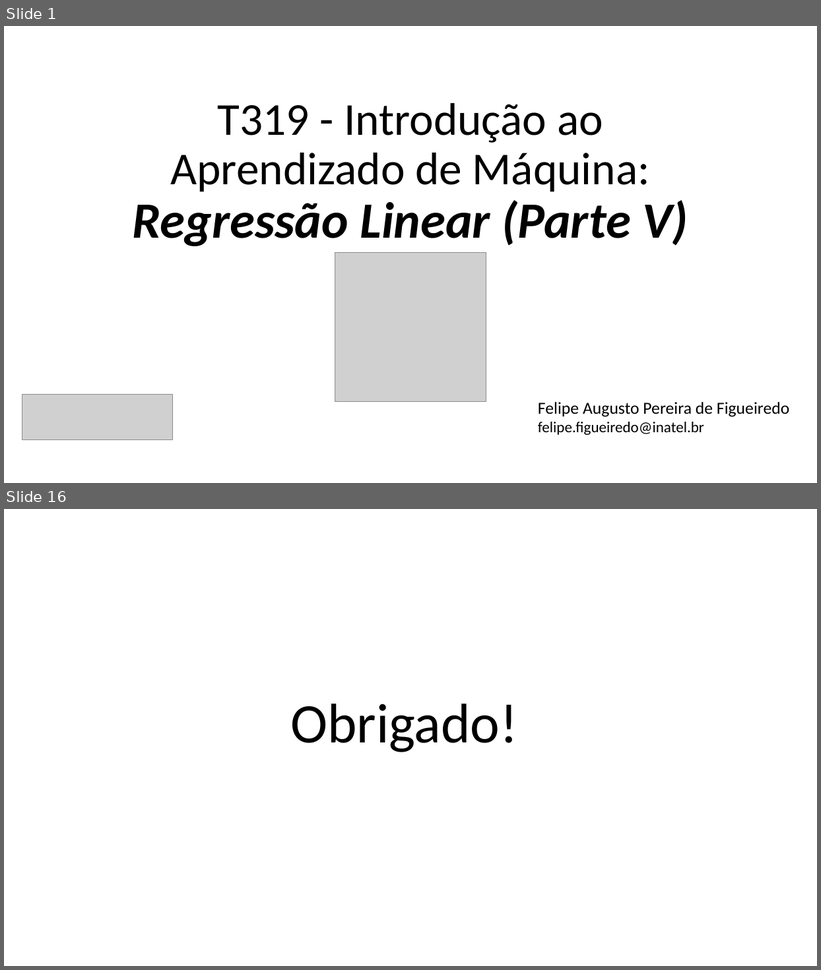
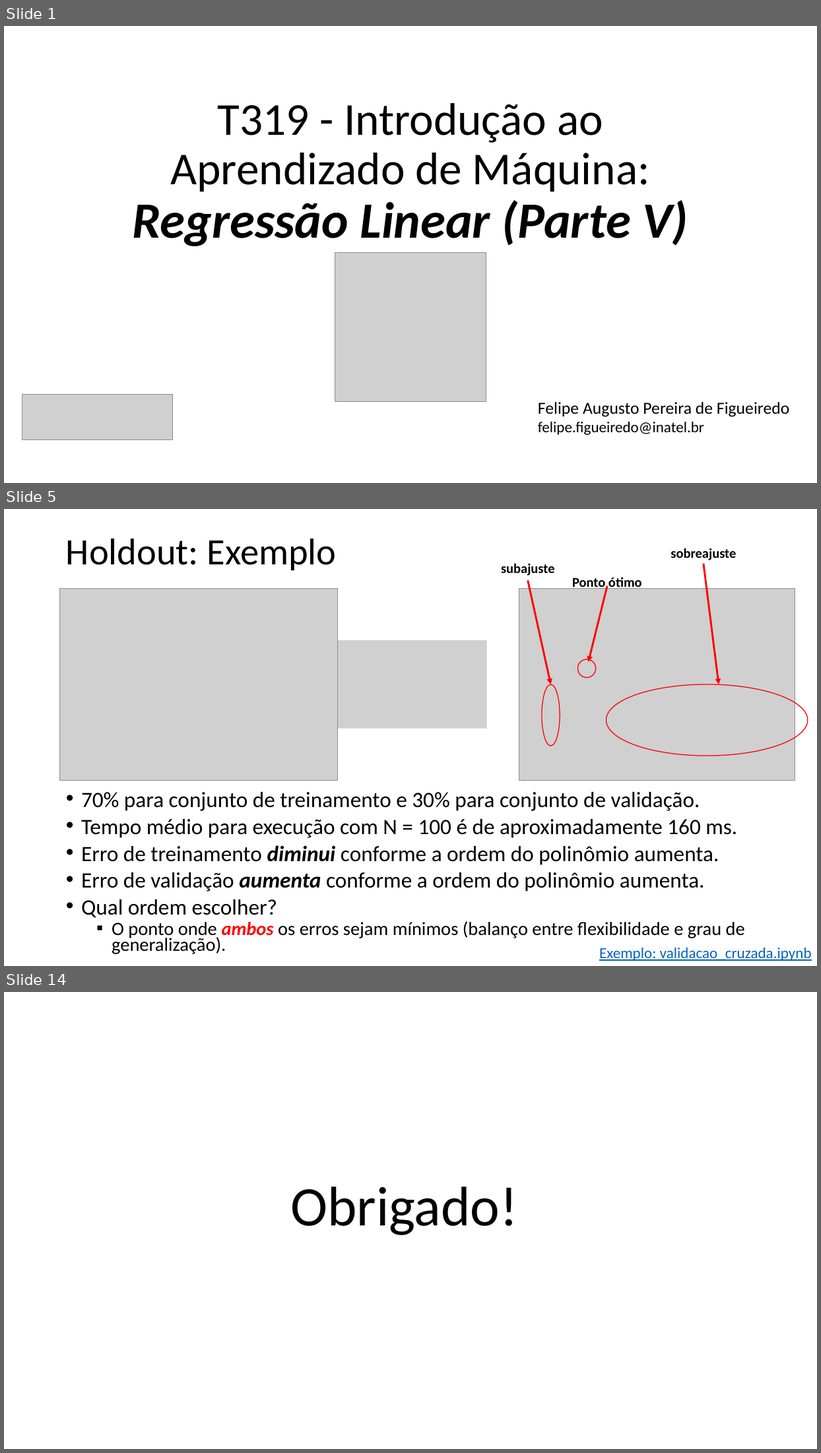
Before and after one commit to zz4fap/t319_aprendizado_de_maquina, a slide deck: slides/T319_Regressão_Linear (Parte V).pptx. Shown one above the other, each under a label of ours: slides 1 and 16 before the commit, slides 1, 5 and 14 after it; the slides between them are not shown. The pictures are 821x970 and 821x1453 pixels, drawn with LibreOffice and Linux fonts; fonts in the diff are those of the drawing; grey boxes stand for pictures. Boxes give left, top, right and bottom in pixels: in the first picture for what was removed or moved away, otherwise in the second. Text is boxed around its words. In the diff, an @@ line names an element or a change of style, - is before the commit and + after.

```diff
--- a/slides/T319_Regressão_Linear (Parte V).pptx
+++ b/slides/T319_Regressão_Linear (Parte V).pptx
@@ slide 5 added at box(4, 509, 817, 966), background #FFFFFF @@
@@ title added at box(66, 538, 337, 570), 44 pt, text #000000 @@
+Holdout: Exemplo
@@ text added at box(671, 548, 736, 560), 16 pt, text #000000, bold @@
+sobreajuste
@@ text added at box(501, 563, 555, 576), 16 pt, text #000000, bold @@
+subajuste
@@ arrow added from (704, 563) to (719, 685), #FF0000 2.25 pt @@
@@ arrow added from (528, 580) to (551, 685), #FF0000 2.25 pt @@
@@ text added at box(572, 577, 642, 591), 16 pt, text #000000, bold @@
+Ponto ótimo
@@ arrow added from (607, 586) to (588, 662), #FF0000 2.25 pt @@
@@ picture added at box(60, 588, 338, 780) @@
@@ picture added at box(519, 588, 795, 780) @@
@@ picture added at box(338, 640, 487, 729) @@
@@ ellipse added at box(578, 659, 596, 678), outline #FF0000 1 pt @@
@@ ellipse added at box(542, 685, 560, 747), outline #FF0000 1 pt @@
@@ ellipse added at box(606, 685, 808, 756), outline #FF0000 1 pt @@
@@ text added at box(81, 792, 745, 955), 25.9 pt, text #000000 @@
+• 70% para conjunto de treinamento e 30% para conjunto de validação.
+• Tempo médio para execução com N = 100 é de aproximadamente 160 ms.
+• Erro de treinamento diminui conforme a ordem do polinômio aumenta.
+• Erro de validação aumenta conforme a ordem do polinômio aumenta.
+• Qual ordem escolher?
+  ▪ O ponto onde ambos os erros sejam mínimos (balanço entre flexibilidade e grau de generalização).
@@ text added at box(599, 948, 812, 961), 18 pt, text #0563C1, underline @@
+Exemplo: validacao_cruzada.ipynb
@@ what was slide 16 is now slide 14 @@
```
Also in this commit, not shown: 6 slides changed, 6 other slides added, 8 slides removed, 8 other files.
